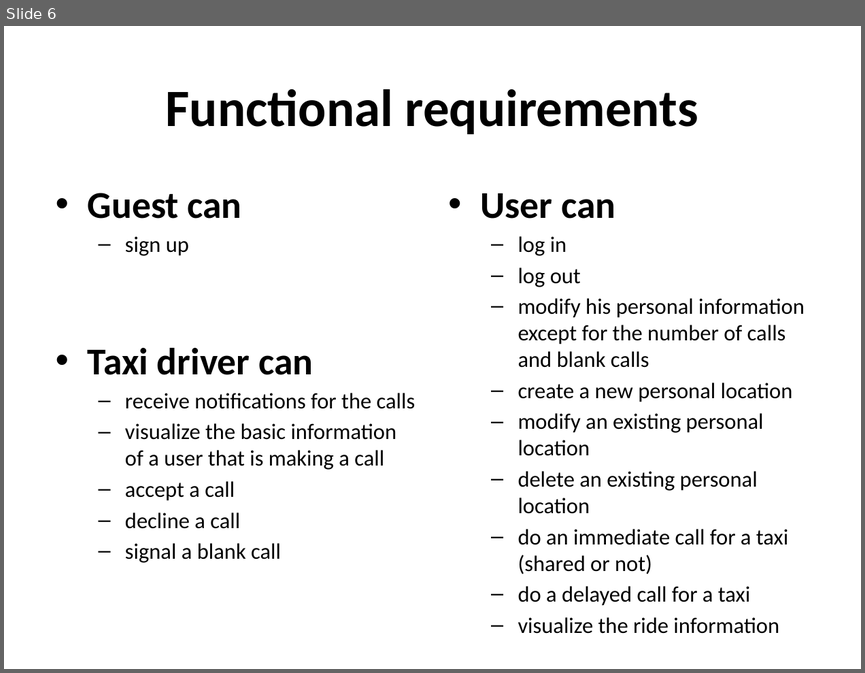
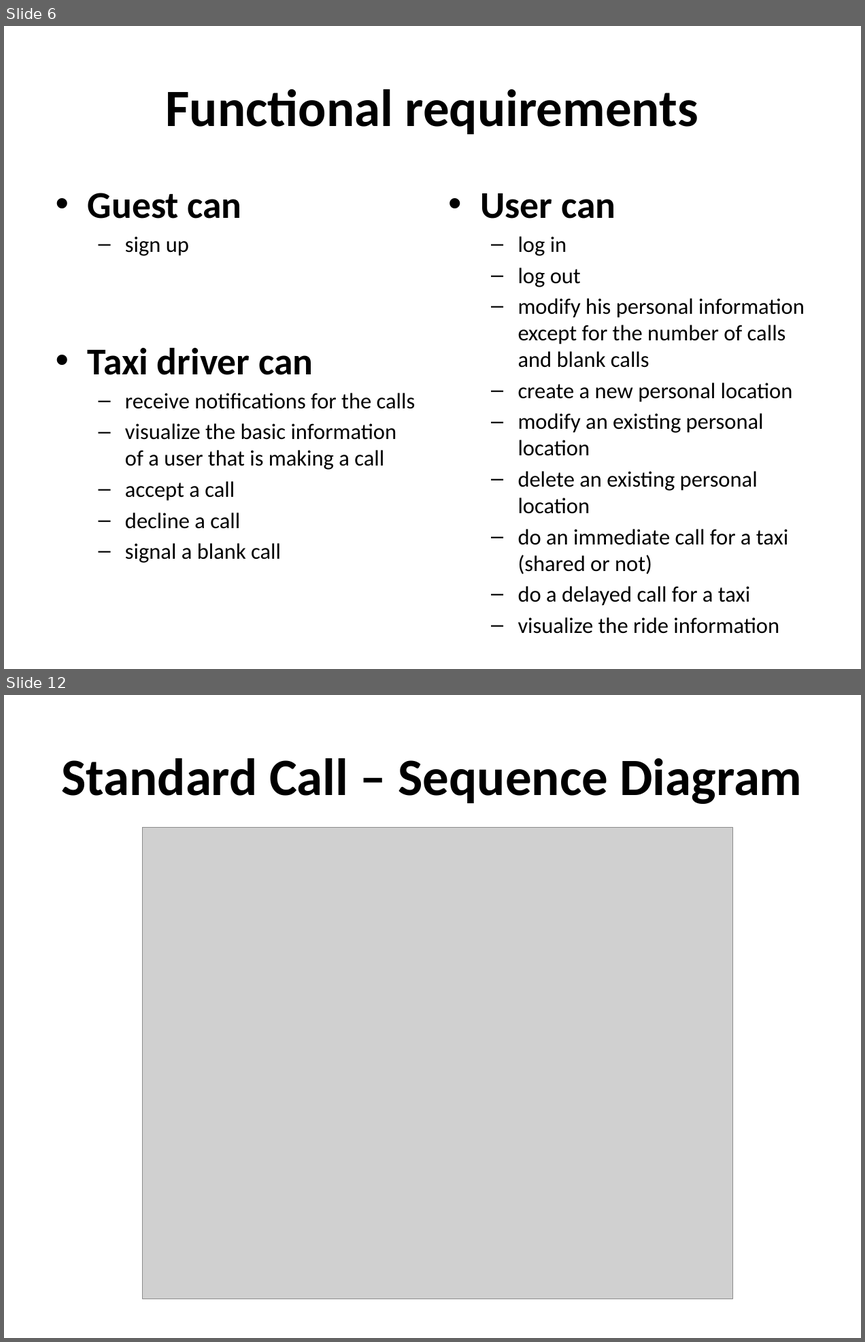
Before and after one commit to hartman19/IDSW2, a slide deck: Presentazione RASD.pptx. Shown one above the other, each under a label of ours: slide 6 before the commit, slides 6 and 12 after it; the slides between them are not shown. The pictures are 865x673 and 865x1342 pixels, drawn with LibreOffice and Linux fonts; fonts in the diff are those of the drawing; grey boxes stand for pictures. Boxes give left, top, right and bottom in pixels: in the first picture for what was removed or moved away, otherwise in the second. Text is boxed around its words. In the diff, an @@ line names an element or a change of style, - is before the commit and + after.

```diff
--- a/Presentazione RASD.pptx
+++ b/Presentazione RASD.pptx
@@ slide 12 added at box(4, 695, 861, 1338), background #FFFFFF @@
@@ title added at box(61, 758, 802, 804), 44 pt, text #000000, bold @@
+Standard Call – Sequence Diagram
@@ picture added at box(142, 828, 732, 1299) @@
```
Also in this commit, not shown: 2 slides changed, 10 other slides added, 1 other file.
